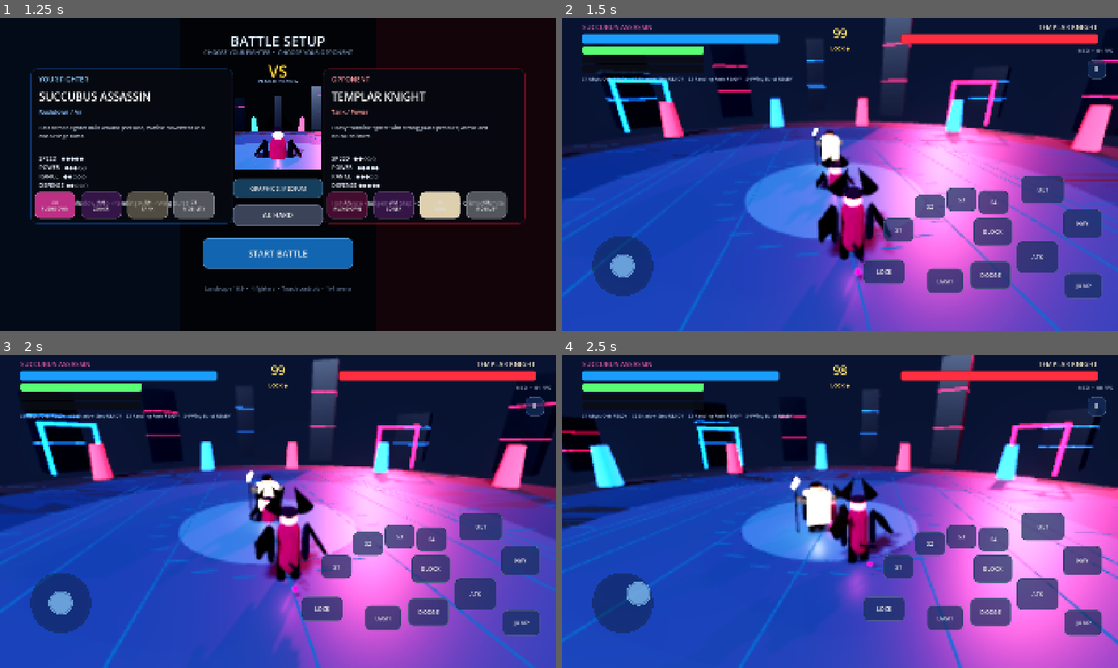
Above: before the commit, frames 1-4 (two rows, left to right).
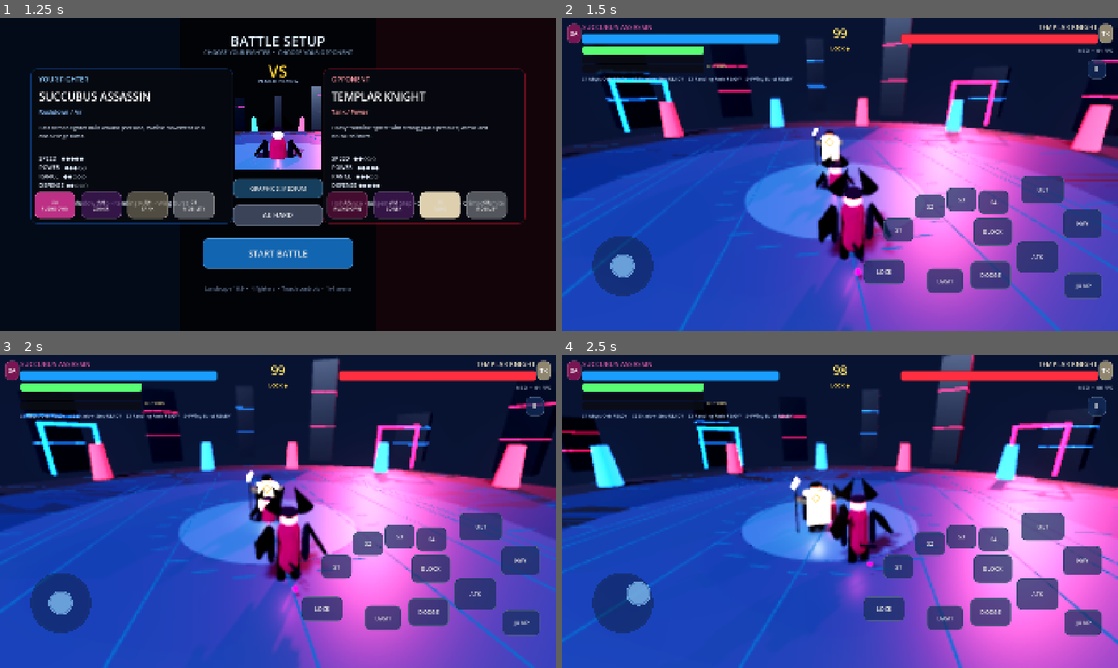
Above: after the commit, the same moments.

Repository: psgkri-design/AnimeArenaFighter
Game: Godot game, scene res://scenes/main.tscn
Same seed, same stepped clock (60 frames per second), same inputs: the game is played once before the commit and once after it.
Inputs (mouse positions are in pixels of both pictures, inside the frame that each line leads up to):
- Up to frame 1 (1.25 s): click "AI: NORMAL" at 0.5 s
- Up to frame 2 (1.5 s): click "START BATTLE" at 1.25 s
- Up to frame 3 (2 s): no input
- Up to frame 4 (2.5 s): drag from (623, 602) to (895, 442) at 2.02 s

Frame 1 is identical in both runs. In frame 2, 0.4% of the frame differs, in the area x 0-100%, y 1-41%; in frame 3, 0.4%; in frame 4, 0.4%.

Commit message:
feat: improve combat HUD and lock-on feedback

Diff:
--- /dev/null
+++ b/icon.svg
@@ -0,0 +1,18 @@
+<svg xmlns="http://www.w3.org/2000/svg" width="512" height="512" viewBox="0 0 512 512">
+  <defs>
+    <linearGradient id="bg" x1="0" y1="0" x2="1" y2="1">
+      <stop offset="0" stop-color="#07152f"/>
+      <stop offset="0.52" stop-color="#16113a"/>
+      <stop offset="1" stop-color="#3a0819"/>
+    </linearGradient>
+    <linearGradient id="slash" x1="0" y1="0" x2="1" y2="0">
+      <stop offset="0" stop-color="#33b7ff"/>
+      <stop offset="1" stop-color="#ff315f"/>
+    </linearGradient>
+  </defs>
+  <rect width="512" height="512" rx="112" fill="url(#bg)"/>
+  <circle cx="256" cy="256" r="188" fill="none" stroke="#39aef7" stroke-opacity=".28" stroke-width="10"/>
+  <path d="M118 352 L246 92 L294 92 L394 352 L327 352 L305 294 L195 294 L169 352 Z M220 238 L282 238 L253 158 Z" fill="#eef8ff"/>
+  <path d="M86 318 C166 245 289 216 430 196" fill="none" stroke="url(#slash)" stroke-width="24" stroke-linecap="round"/>
+  <path d="M103 339 C190 274 310 249 416 239" fill="none" stroke="#ffffff" stroke-opacity=".42" stroke-width="5" stroke-linecap="round"/>
+</svg>
--- a/project.godot
+++ b/project.godot
@@ -4,6 +4,7 @@
 
 [application]
 config/name="Anime Arena Fighter"
+config/icon="res://icon.svg"
 run/main_scene="res://scenes/main.tscn"
 config/features=PackedStringArray("4.7", "GL Compatibility")
 
--- a/scripts/hud.gd
+++ b/scripts/hud.gd
@@ -56,9 +56,13 @@
 var controls_ui: Control
 var combat_player_name: Label
 var combat_enemy_name: Label
+var combat_player_badge: Label
+var combat_enemy_badge: Label
 var round_timer_label: Label
 var skill_strip_label: Label
 var lock_indicator: Label
+var lock_target_marker: Label
+var ultimate_status_label: Label
 var skill_names: Array[String] = []
 var round_time: float = 99.0
 var timer_finished: bool = false
@@ -85,6 +89,14 @@
         fps_label.text = "%s  •  %d FPS" % [["LOW","MED","HIGH"][selected_quality], Engine.get_frames_per_second()]
         lock_indicator.text = "LOCK ◆" if player.lock_on else "FREE CAM"
         lock_indicator.add_theme_color_override("font_color", Color(1.0,0.84,0.28) if player.lock_on else Color(0.48,0.58,0.72))
+        _update_lock_marker()
+        if player.ultimate >= 99.9:
+            var pulse: float = 0.72 + sin(Time.get_ticks_msec() * 0.010) * 0.20
+            ultimate_status_label.text = "ULT READY"
+            ultimate_status_label.add_theme_color_override("font_color", Color(1.0,0.82,0.18,pulse))
+        else:
+            ultimate_status_label.text = "ULT %02d%%" % int(player.ultimate)
+            ultimate_status_label.add_theme_color_override("font_color", Color(0.78,0.72,0.48))
         if skill_names.size() >= 4:
             var cooldown_parts: Array[String] = []
             for i in range(4):
@@ -120,6 +132,10 @@
     var enemy_data: Dictionary = Roster.get_data(int(p_enemy.variant))
     combat_player_name.text = player_data.name
     combat_enemy_name.text = enemy_data.name
+    combat_player_badge.text = player_data.short
+    combat_enemy_badge.text = enemy_data.short
+    combat_player_badge.add_theme_stylebox_override("normal", _style(player_data.color.darkened(0.32), 0.96))
+    combat_enemy_badge.add_theme_stylebox_override("normal", _style(enemy_data.color.darkened(0.32), 0.96))
     combat_player_name.add_theme_color_override("font_color", player_data.color.lightened(0.24))
     combat_enemy_name.add_theme_color_override("font_color", enemy_data.color.lightened(0.24))
 
@@ -427,6 +443,18 @@
     game_ui.set_anchors_and_offsets_preset(Control.PRESET_FULL_RECT)
     add_child(game_ui)
 
+    combat_player_badge = _label("P1",Vector2(18,20),20,Color.WHITE)
+    combat_player_badge.size = Vector2(48,68)
+    combat_player_badge.horizontal_alignment = HORIZONTAL_ALIGNMENT_CENTER
+    combat_player_badge.vertical_alignment = VERTICAL_ALIGNMENT_CENTER
+    game_ui.add_child(combat_player_badge)
+
+    combat_enemy_badge = _label("AI",Vector2(1854,20),20,Color.WHITE)
+    combat_enemy_badge.size = Vector2(48,68)
+    combat_enemy_badge.horizontal_alignment = HORIZONTAL_ALIGNMENT_CENTER
+    combat_enemy_badge.vertical_alignment = VERTICAL_ALIGNMENT_CENTER
+    game_ui.add_child(combat_enemy_badge)
+
     player_hp = _bar(Vector2(70,55), Vector2(680,34), Color(0.10,0.62,1.0))
     game_ui.add_child(player_hp)
     enemy_hp = _bar(Vector2(1170,55), Vector2(680,34), Color(1.0,0.18,0.25))
@@ -461,6 +489,17 @@
     lock_indicator.size = Vector2(200,34)
     lock_indicator.horizontal_alignment = HORIZONTAL_ALIGNMENT_CENTER
     game_ui.add_child(lock_indicator)
+
+    ultimate_status_label = _label("ULT 00%",Vector2(500,154),17,Color(0.78,0.72,0.48))
+    ultimate_status_label.size = Vector2(160,30)
+    game_ui.add_child(ultimate_status_label)
+
+    lock_target_marker = _label("◇",Vector2.ZERO,38,Color(1.0,0.82,0.22))
+    lock_target_marker.size = Vector2(54,54)
+    lock_target_marker.horizontal_alignment = HORIZONTAL_ALIGNMENT_CENTER
+    lock_target_marker.vertical_alignment = VERTICAL_ALIGNMENT_CENTER
+    lock_target_marker.mouse_filter = Control.MOUSE_FILTER_IGNORE
+    game_ui.add_child(lock_target_marker)
 
     combo_label = _label("",Vector2(0,235),34,Color(1.0,0.88,0.35))
     combo_label.size = Vector2(1920,55)
@@ -495,6 +534,23 @@
     _add_action("S4","skill_4",Vector2(1438,595),Vector2(105,82))
     _add_action("ULT","ultimate",Vector2(1585,545),Vector2(150,95))
     _add_action("LOCK","lock_on",Vector2(1040,835),Vector2(145,82))
+
+func _update_lock_marker() -> void:
+    if lock_target_marker == null or not is_instance_valid(player) or not is_instance_valid(enemy) or not player.lock_on:
+        if lock_target_marker != null:
+            lock_target_marker.visible = false
+        return
+    var cam := get_viewport().get_camera_3d()
+    if cam == null:
+        lock_target_marker.visible = false
+        return
+    var target_position: Vector3 = enemy.global_position + Vector3.UP * 1.55
+    if cam.is_position_behind(target_position):
+        lock_target_marker.visible = false
+        return
+    var screen_pos: Vector2 = cam.unproject_position(target_position)
+    lock_target_marker.position = screen_pos - lock_target_marker.size * 0.5
+    lock_target_marker.visible = true
 
 func _build_result() -> void:
     result_ui = Control.new()
Not shown, changed: CHANGELOG_GAME.md
